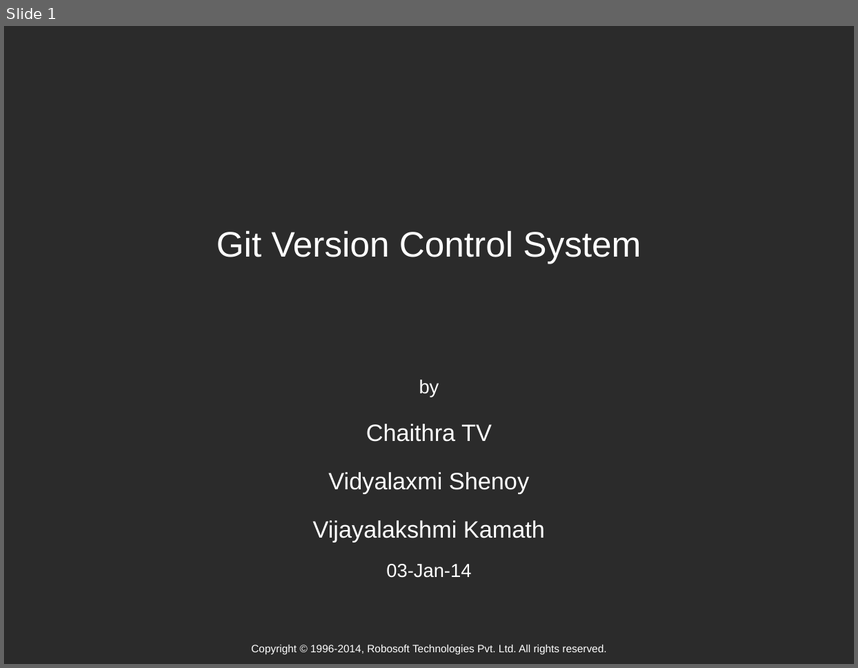
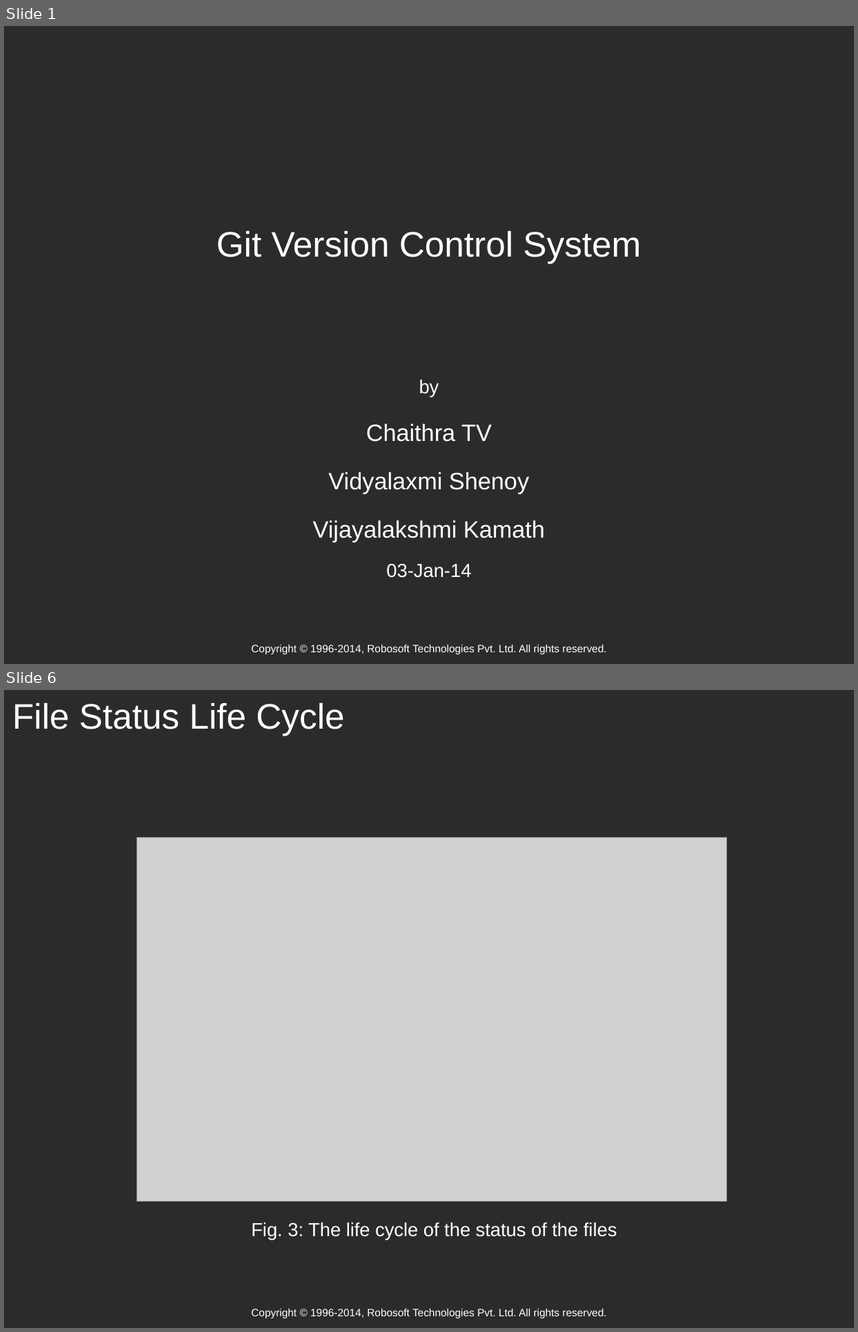
Before and after one commit to testrepository/GithubPresentationTest, a slide deck: Subject (Limited).ppt. Shown one above the other, each under a label of ours: slide 1 before the commit, slides 1 and 6 after it; the slides between them are not shown. The pictures are 858x668 and 858x1332 pixels, drawn with LibreOffice and Linux fonts; fonts in the diff are those of the drawing; grey boxes stand for pictures; background and template pictures are left out; a plain dark background stands for a picture behind light text. Boxes give left, top, right and bottom in pixels: in the first picture for what was removed or moved away, otherwise in the second. Text is boxed around its words. In the diff, an @@ line names an element or a change of style, - is before the commit and + after.

Commit message:
Added slides 5-8

```diff
--- a/Subject (Limited).ppt
+++ b/Subject (Limited).ppt
@@ slide 6 added at (x1=4, y1=690, x2=854, y2=1328), background picture (left out); not listed: 1 template element that a slide beside it also shows @@
@@ title added at (x1=12, y1=703, x2=344, y2=736), 30 pt, text #FFFFFF @@
+File Status Life Cycle
@@ picture added at (x1=136, y1=837, x2=726, y2=1201) @@
@@ text added at (x1=251, y1=1222, x2=617, y2=1240), 16 pt, text #FFFFFF @@
+Fig. 3: The life cycle of the status of the files
```
Also in this commit, not shown: 3 other slides added, 1 other file.
